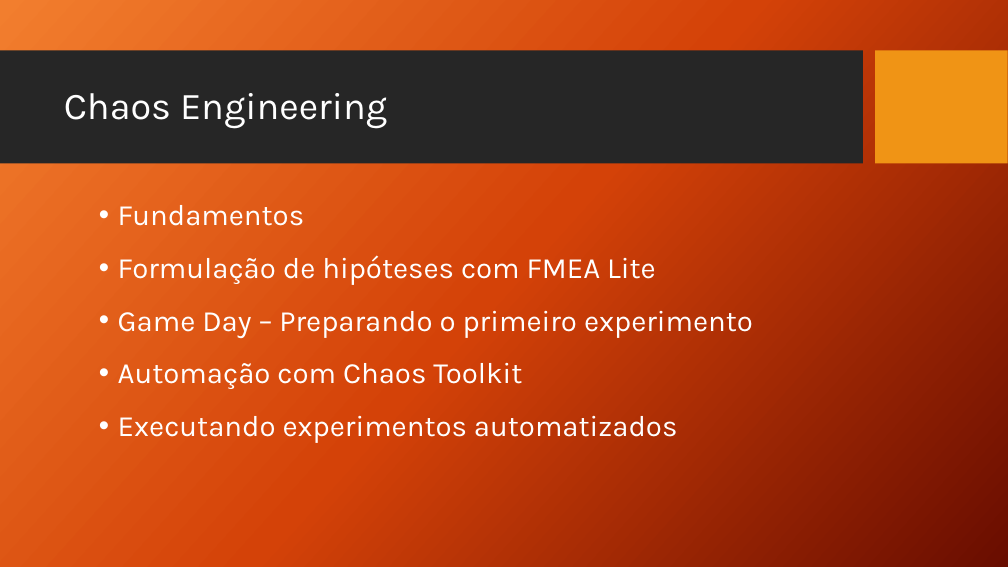
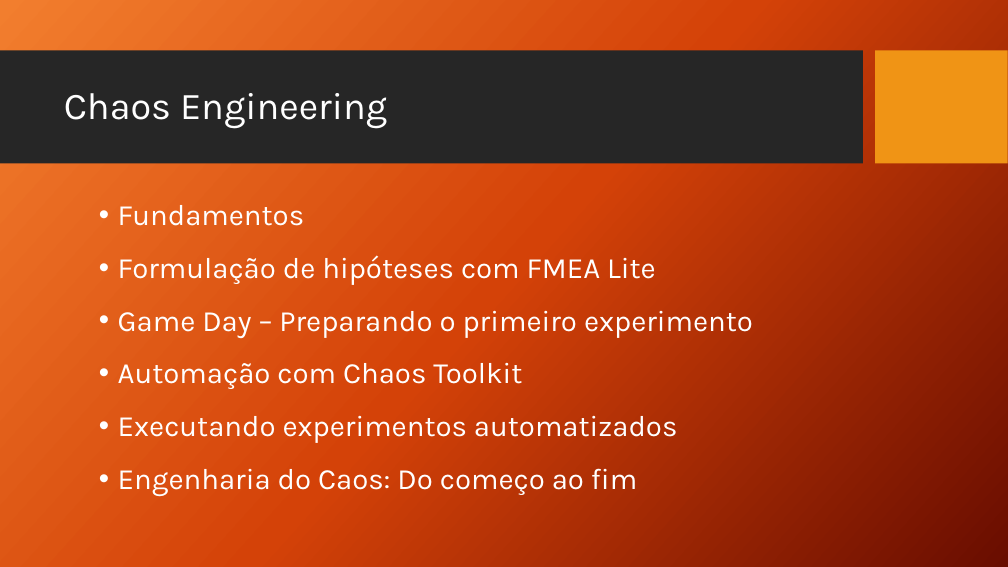
Before and after one commit to TCC-Chaos-Engineering/docs-chaos-engineering, a slide deck: slide 2 of docs/Chaos Engineering - Das Hipoteses aos Testes.pptx. Drawn at 1008x567 pixels with LibreOffice and Linux fonts; fonts in the diff are those of the drawing; background and template pictures are left out. Boxes give left, top, right and bottom in pixels: in the first picture for what was removed or moved away, otherwise in the second. Text is boxed around its words. In the diff, an @@ line names an element or a change of style, - is before the commit and + after.

Commit message:
Chaos Toolkit - Implementando melhorias e visualizando arquivos de log

```diff
--- a/docs/Chaos Engineering - Das Hipoteses aos Testes.pptx
+++ b/docs/Chaos Engineering - Das Hipoteses aos Testes.pptx
@@ text at (118,468,637,496): paragraph added @@
+• Engenharia do Caos: Do começo ao fim
```
Also in this commit, not shown: 2 other slides changed, 1 slide added.
